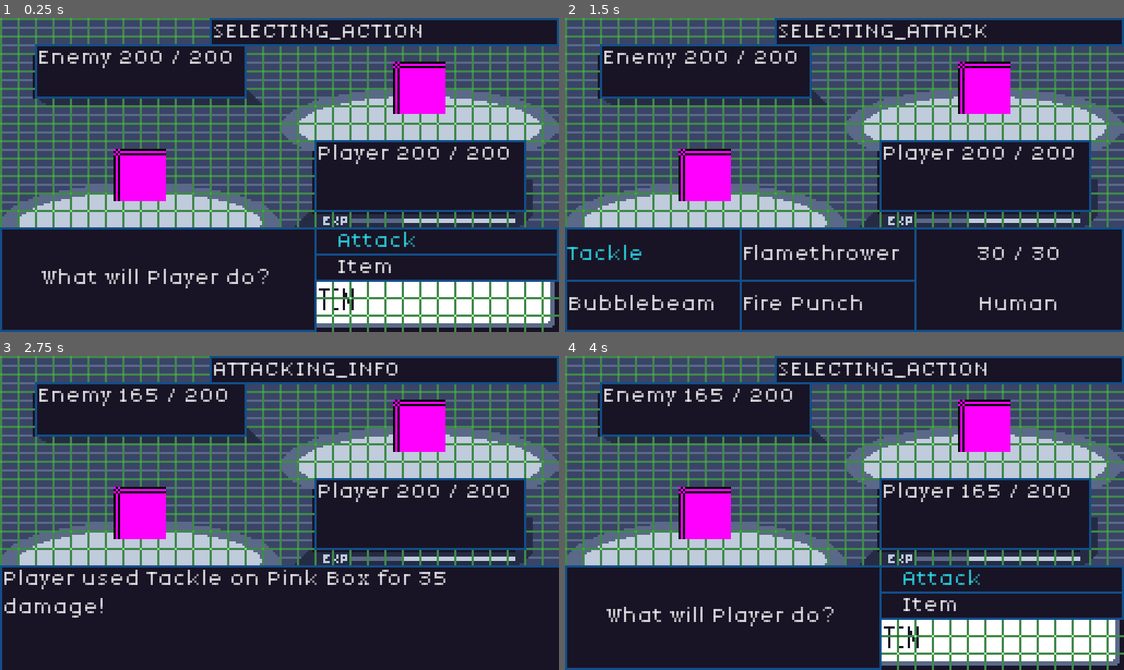
Above: before the commit, frames 1-4 (two rows, left to right).
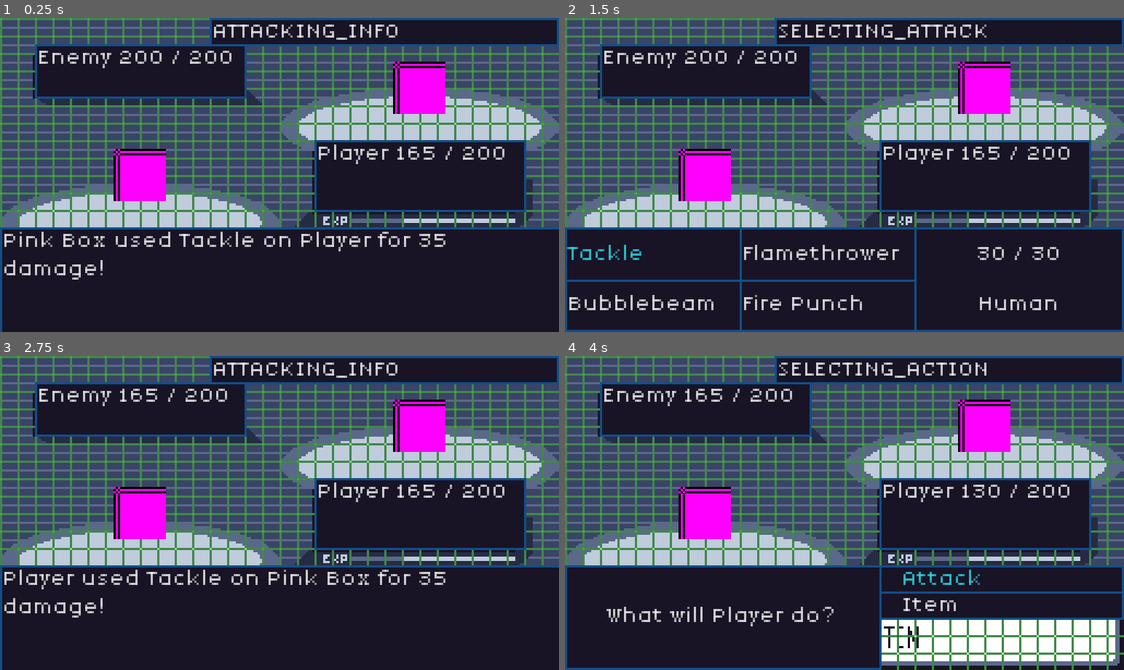
Above: after the commit, the same moments.

Repository: JakeTaussig/rpg-rougelike
Game: Godot game, scene res://scenes/battle.tscn
The game is run twice, just before and just after one commit, with the same random seed, the same clock (stepped at 60 frames per second) and the same inputs.
Inputs (mouse positions are in pixels of both pictures, inside the frame that each line leads up to):
- Up to frame 1 (0.25 s): no input
- Up to frame 2 (1.5 s): click (844, 278) at 0.5 s, where only the run after the commit has a clickable "Continue"; click "Attack" at 1.25 s
- Up to frame 3 (2.75 s): click "Tackle" at 2 s
- Up to frame 4 (4 s): click "Continue" at 2.75 s; click "Continue" at 3.5 s

The runs differ from the first frame. In frame 1, 10% of the frame differs, in the area x 0-100%, y 2-100%; in frame 2, 0.4%; in frame 3, 0.4%; in frame 4, less than 0.1%.

Commit message:
fix speed comparison

Diff:
--- a/scripts/battle.gd
+++ b/scripts/battle.gd
@@ -64,11 +64,10 @@
 
 func _init_battle_participants():
 	for enemy in %Enemies.get_children():
-		enemy.speed = 20
 		enemy.is_player = false
 		battle_participants.append(enemy)
 	battle_participants.append(%Player)
-	battle_participants.sort_custom(func(a, b): return a.speed - b.speed)
+	battle_participants.sort_custom(func(a, b): return a.speed > b.speed)
 
 func _init_moves():
 	for i in %Player.moves.size():
